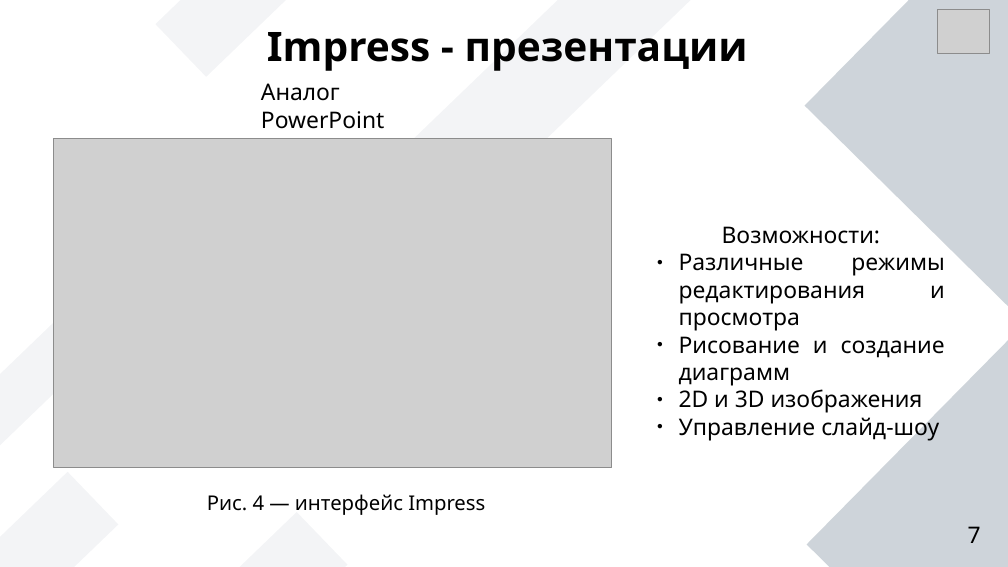
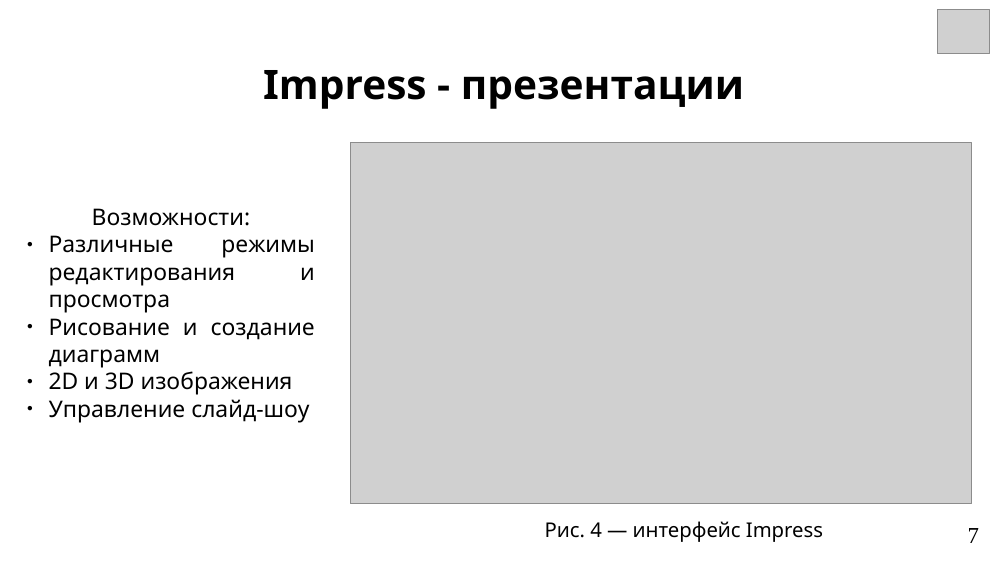
Before and after one commit to OksiGoroshek/digital-fundamentals, a slide deck: slide 7 of Documents/LibreOffice_review.odp. Drawn at 1008x567 pixels with LibreOffice and Linux fonts; fonts in the diff are those of the drawing; grey boxes stand for pictures. Boxes give left, top, right and bottom in pixels: in the first picture for what was removed or moved away, otherwise in the second. Text is boxed around its words. In the diff, an @@ line names an element or a change of style, - is before the commit and + after.

```diff
--- a/Documents/LibreOffice_review.odp
+++ b/Documents/LibreOffice_review.odp
@@ rectangle removed at bbox=[155, 0, 393, 77] @@
@@ rectangle removed at bbox=[385, 0, 698, 233] @@
@@ rectangle removed at bbox=[805, 0, 1008, 310] @@
@@ text "Impress - презентации": place and size @@
-text "Impress - презентации" at bbox=[267, 32, 748, 71]
+text "Impress - презентации" at bbox=[263, 70, 744, 109]
@@ text "Impress - презентации" at bbox=[263, 70, 744, 109]: vertical alignment middle to top @@
@@ text removed at bbox=[261, 83, 384, 129] @@
-Аналог PowerPoint
@@ picture: place and size @@
-picture at bbox=[54, 139, 612, 468]
+picture at bbox=[350, 143, 972, 504]
@@ text "Возможности:": place and size @@
-text "Возможности:" at bbox=[679, 226, 945, 441]
+text "Возможности:" at bbox=[49, 208, 315, 423]
@@ rectangle removed at bbox=[0, 247, 167, 463] @@
@@ rectangle removed at bbox=[807, 339, 1008, 567] @@
@@ rectangle removed at bbox=[111, 512, 348, 567] @@
@@ text at bbox=[545, 521, 823, 542]: text changed @@
-Рис. 4 — интерфейс Impress
+Рис. 4 ― интерфейс Impress
@@ page number at bbox=[968, 528, 979, 543]: font Noto Sans to Times New Roman @@
```
Also in this commit, not shown: 11 other slides changed, 1 other file.
